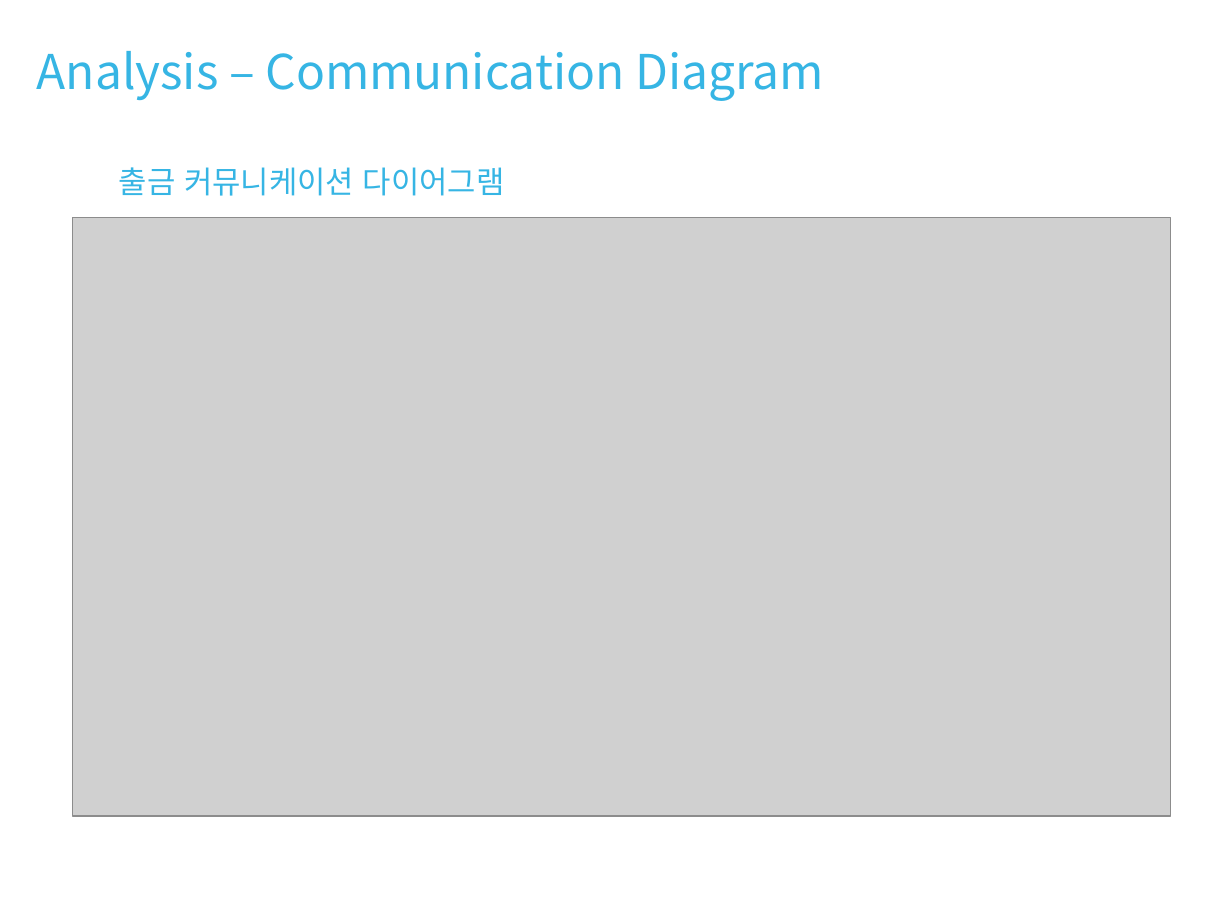
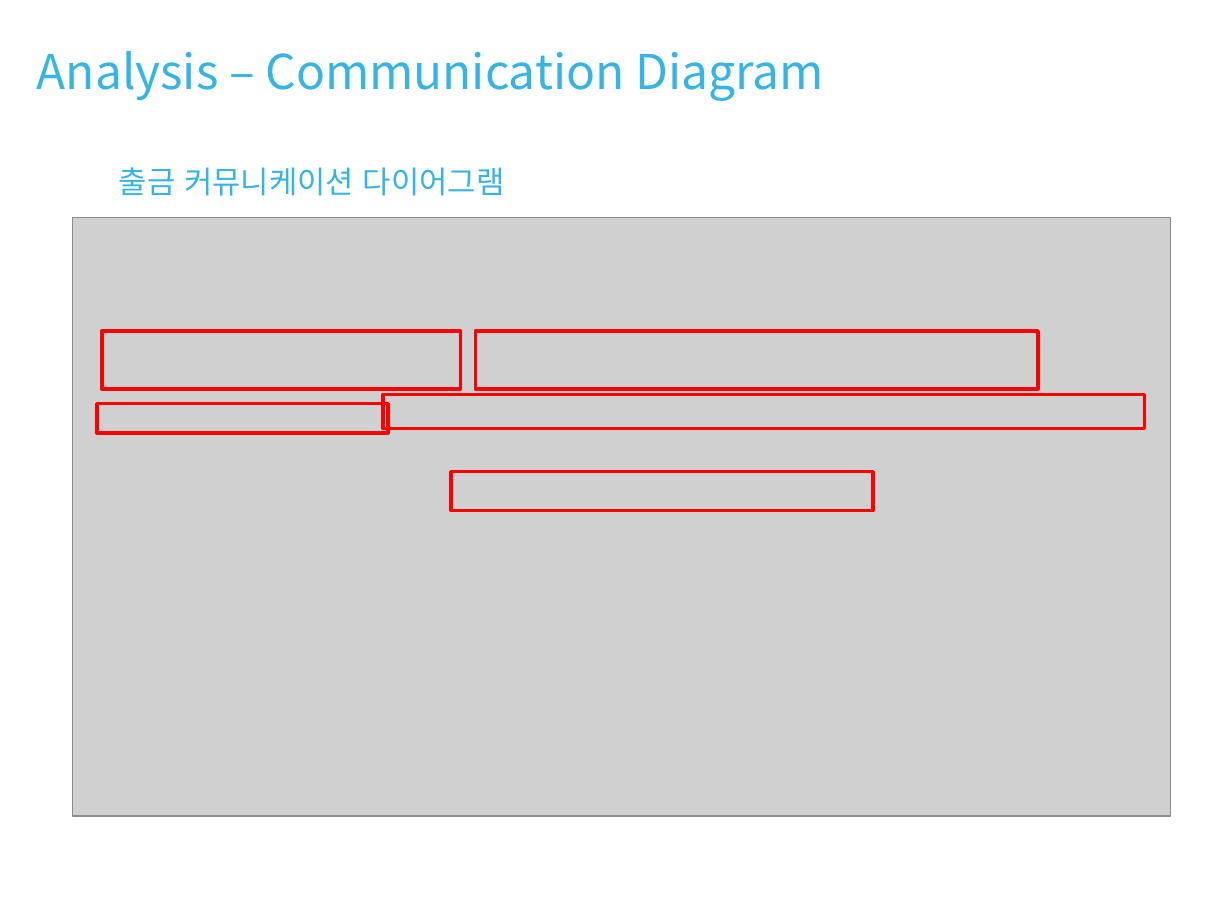
Before and after one commit to DavidKwon/ATMWith3tierArchitecture, a slide deck: slide 12 of ATM.pptx (slide 11 before the commit). Drawn at 1232x924 pixels with LibreOffice and Linux fonts; fonts in the diff are those of the drawing; grey boxes stand for pictures. Boxes give left, top, right and bottom in pixels: in the first picture for what was removed or moved away, otherwise in the second. Text is boxed around its words. In the diff, an @@ line names an element or a change of style, - is before the commit and + after.

```diff
--- a/ATM.pptx
+++ b/ATM.pptx
@@ rectangle added at <box>102,331,461,389</box>, outline #FF0000 2 pt @@
@@ rectangle added at <box>476,331,1039,389</box>, outline #FF0000 2 pt @@
@@ rectangle added at <box>97,404,388,434</box>, outline #FF0000 2 pt @@
@@ rectangle added at <box>383,394,1145,429</box>, outline #FF0000 2 pt @@
@@ rectangle added at <box>451,472,873,510</box>, outline #FF0000 2 pt @@
```
Also in this commit, not shown: 12 other slides changed, 1 slide added, 2 slides removed.
